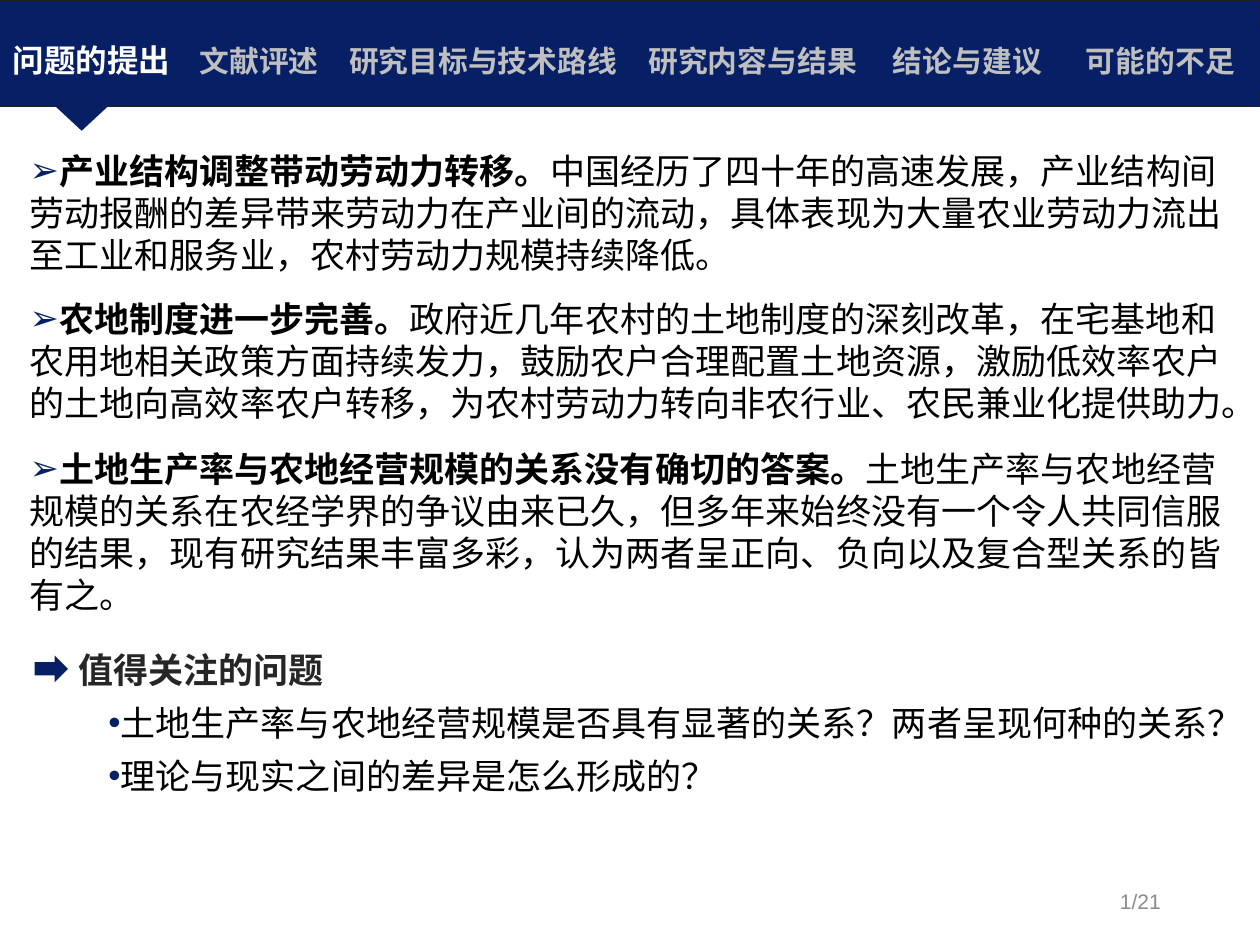
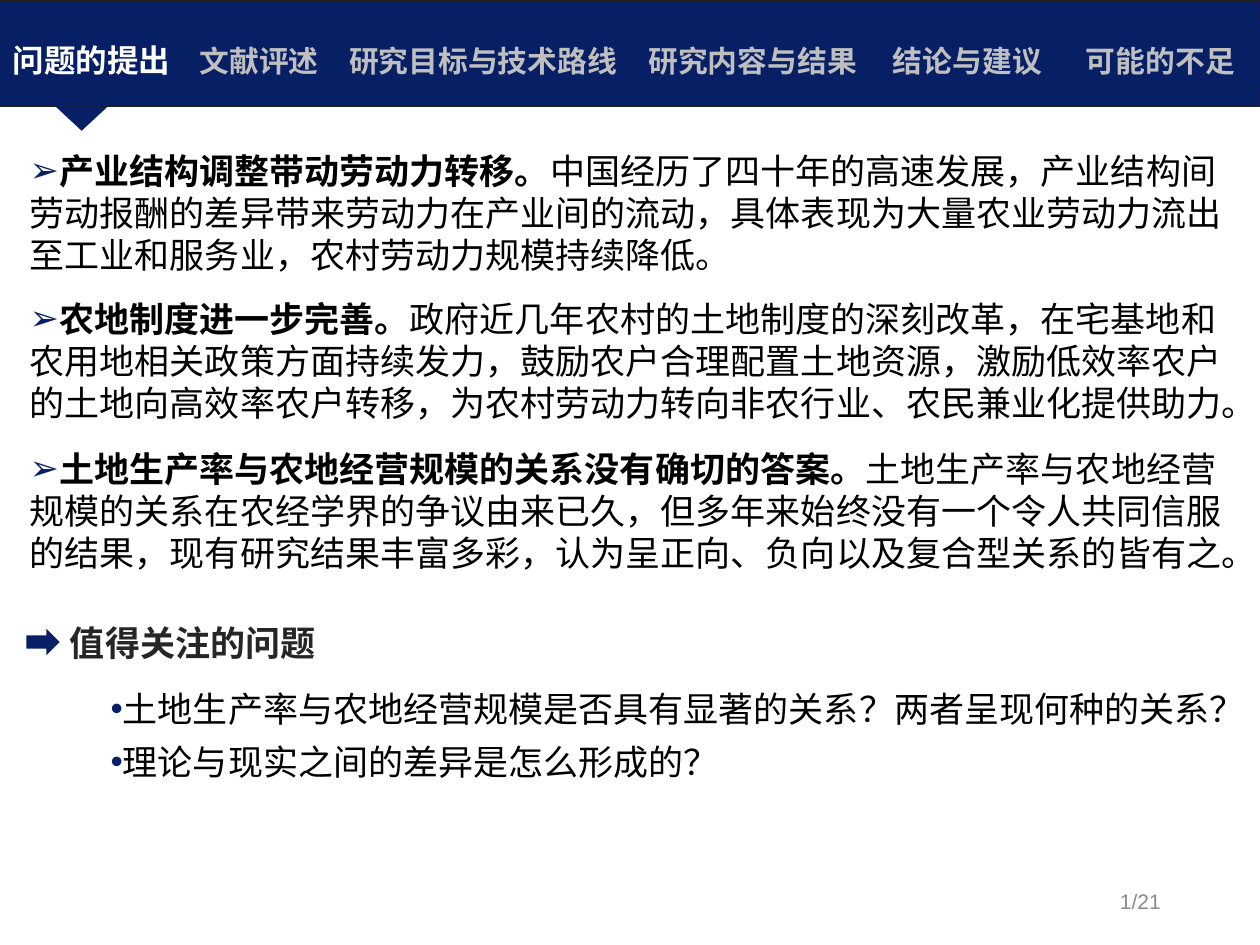
Before and after one commit to Iris0428/IR.Paper, a slide deck: slide 4 of 论文写作/S5+10+我国粮食生产率与农地经营规模关系的实证研究.pptx. Drawn at 1260x945 pixels with LibreOffice and Linux fonts; fonts in the diff are those of the drawing; background and template pictures are left out. Boxes give left, top, right and bottom in pixels: in the first picture for what was removed or moved away, otherwise in the second. Text is boxed around its words. In the diff, an @@ line names an element or a change of style, - is before the commit and + after.

```diff
--- a/论文写作/S5+10+我国粮食生产率与农地经营规模关系的实证研究.pptx
+++ b/论文写作/S5+10+我国粮食生产率与农地经营规模关系的实证研究.pptx
@@ text at (x1=30, y1=452, x2=1257, y2=570): text changed @@
-➢ 土地生产率与农地经营规模的关系没有确切的答案。土地生产率与农地经营规模的关系在农经学界的争议由来已久，但多年来始终没有一个令人共同信服的结果，现有研究结果丰富多彩，认为两者呈正向、负向以及复合型关系的皆有之。
+➢ 土地生产率与农地经营规模的关系没有确切的答案。土地生产率与农地经营规模的关系在农经学界的争议由来已久，但多年来始终没有一个令人共同信服的结果，现有研究结果丰富多彩，认为呈正向、负向以及复合型关系的皆有之。
@@ right arrow moved from (x1=35, y1=655, x2=68, y2=682) to (x1=26, y1=629, x2=59, y2=655) @@
@@ text "值得关注的问题" moved from (x1=78, y1=653, x2=323, y2=686) to (x1=70, y1=626, x2=315, y2=659) @@
@@ text "土地生产率与农地经营规模是否具有显著的关系？两者呈现何种的关系？" moved from (x1=121, y1=706, x2=1243, y2=792) to (x1=123, y1=692, x2=1245, y2=778) @@
```
Also in this commit, not shown: 16 other slides changed, 10 other files.
